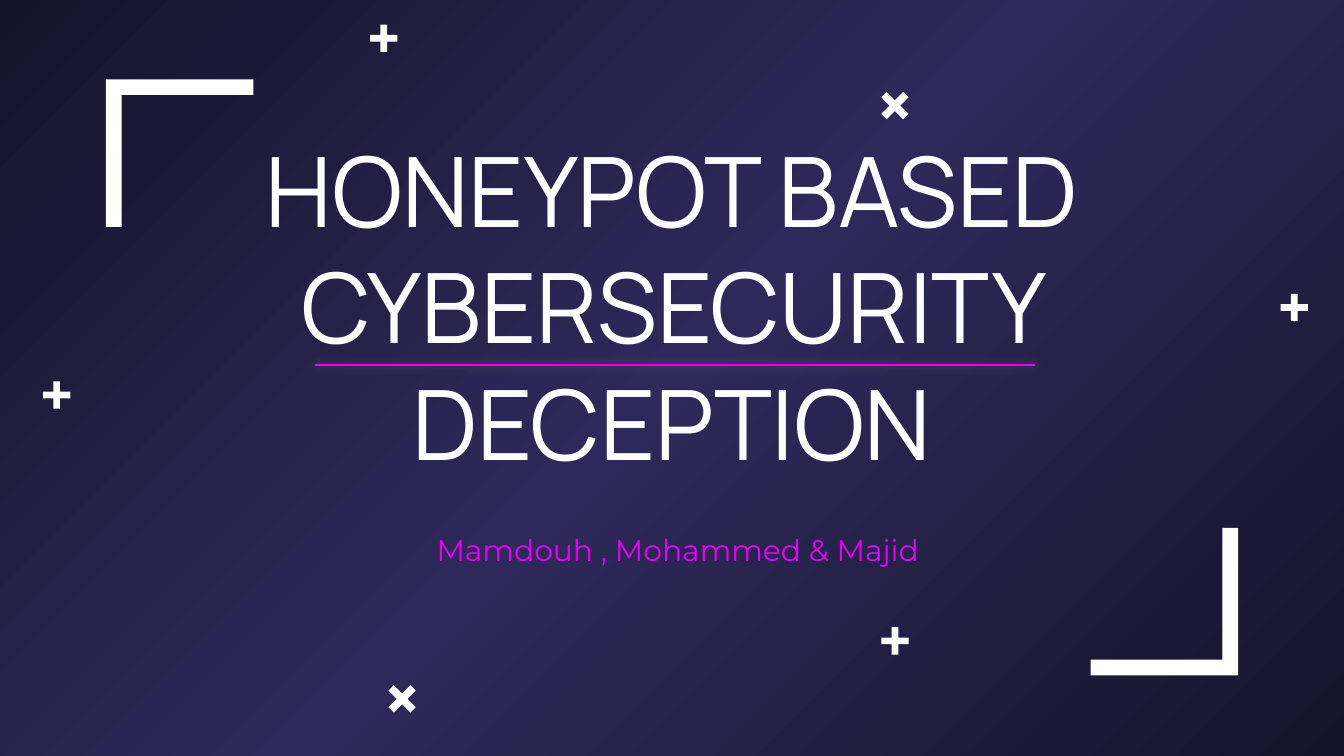
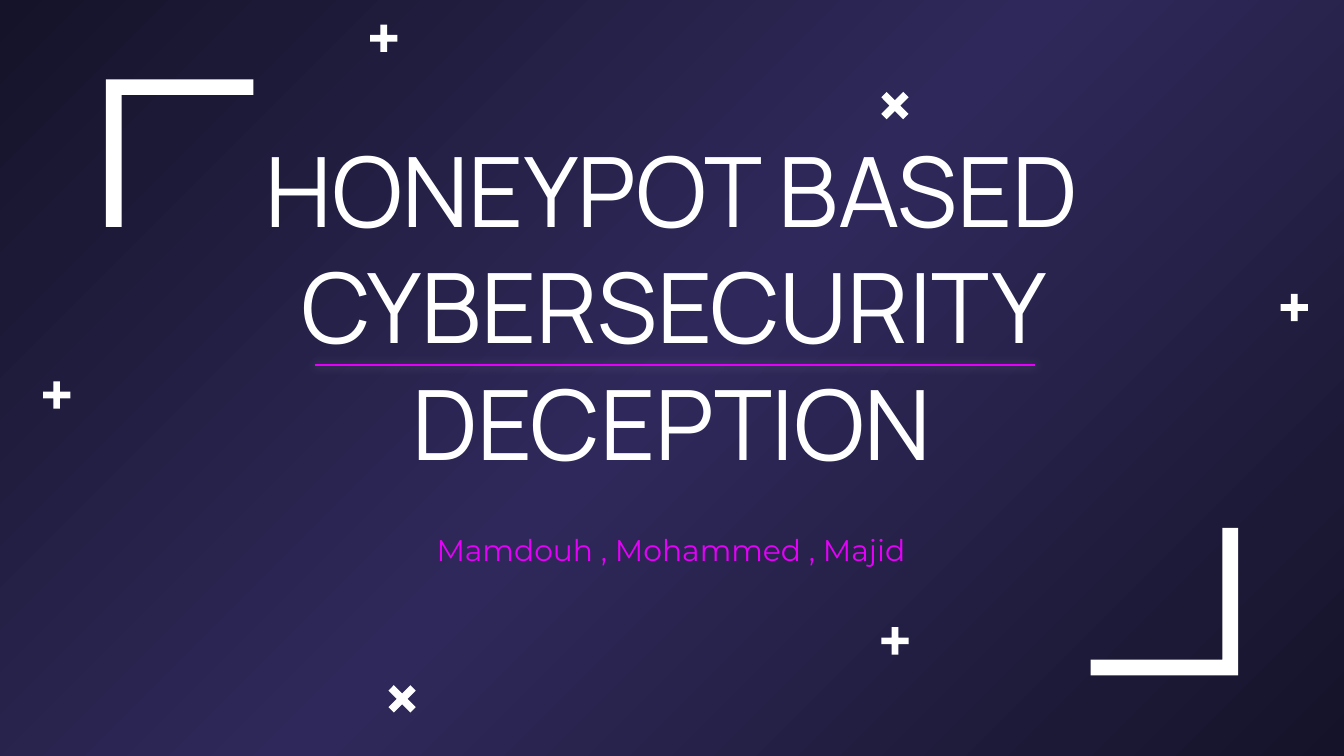
Before and after one commit to Mamdouh-CS/Honeypot-, a slide deck: slide 1 of Final updated honeypot.pptx. Drawn at 1344x756 pixels with LibreOffice and Linux fonts; fonts in the diff are those of the drawing; background and template pictures are left out. Boxes give left, top, right and bottom in pixels: in the first picture for what was removed or moved away, otherwise in the second. Text is boxed around its words. In the diff, an @@ line names an element or a change of style, - is before the commit and + after.

```diff
--- a/Final updated honeypot.pptx
+++ b/Final updated honeypot.pptx
@@ subtitle at box(437, 539, 905, 567): text changed @@
-Mamdouh , Mohammed & Majid
+Mamdouh , Mohammed , Majid
```
